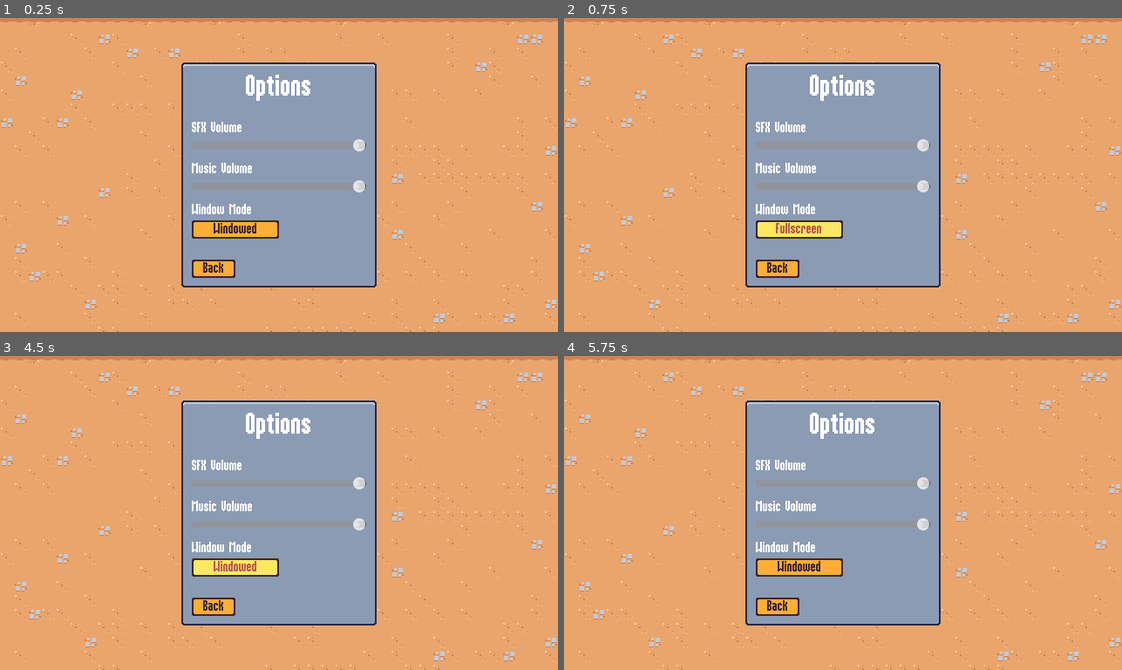
Above: before the commit, frames 1-4 (two rows, left to right).
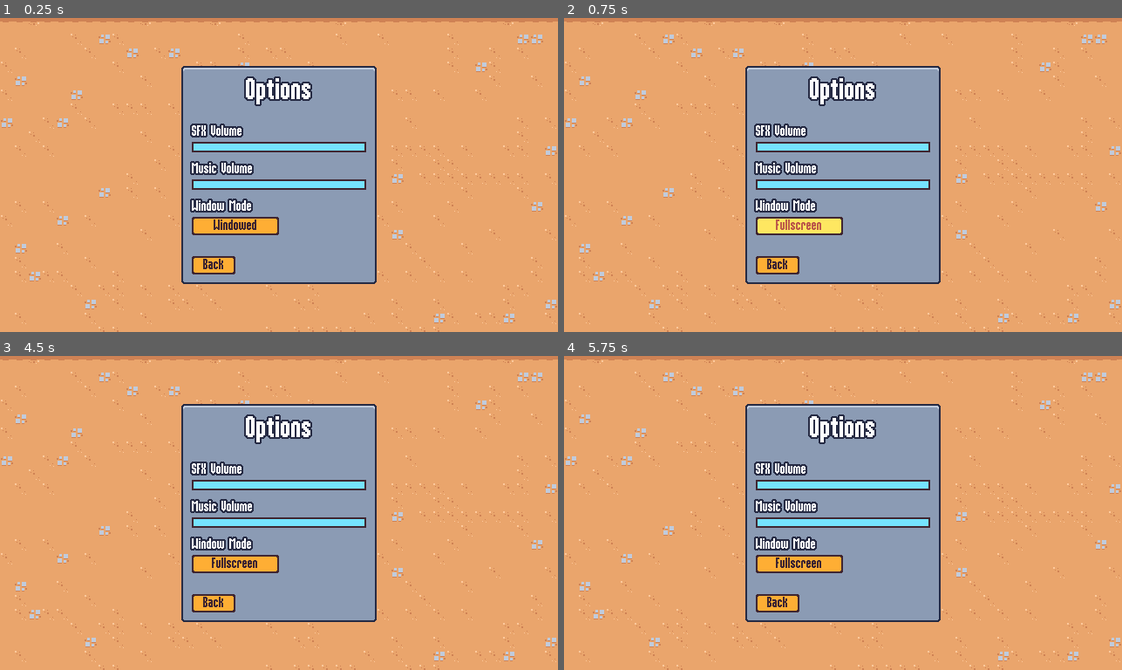
Above: after the commit, the same moments.

Repository: rafariossaa/godot_2d_survival_tutorial
Game: Godot game, scene res://scenes/ui/options_menu.tscn
The game is run twice, just before and just after one commit, with the same random seed, the same clock (stepped at 60 frames per second) and the same inputs. This scene is started directly instead of the project's main scene.
Inputs (mouse positions are in pixels of both pictures, inside the frame that each line leads up to):
- Up to frame 1 (0.25 s): no input
- Up to frame 2 (0.75 s): click "Windowed" at 0.5 s
- Up to frame 3 (4.5 s): click "Back" at 1.25 s; move the mouse to (401, 497) at 2.02 s; press the mouse at (401, 497) at 2.03 s; hold Right (move_right) 2.03-2.78 s; move the mouse to (167, 528) at 2.77 s; release the mouse at (167, 528) at 2.78 s; hold Down (move_down) 2.78-3.53 s; click (167, 528) at 2.85 s; move the mouse to (334, 443) at 3.52 s; press the mouse at (334, 443) at 3.53 s; hold Right (move_right) 3.53-4.28 s; move the mouse to (251, 575) at 4.27 s; release the mouse at (251, 575) at 4.28 s; hold Up (move_up) from 4.28 s (still down); click (251, 575) at 4.35 s
- Up to frame 4 (5.75 s): move the mouse to (1010, 560) at 5.02 s; release Up (move_up) at 5.03 s; press the mouse at (1010, 560) at 5.03 s; hold Left (move_left) from 5.03 s (still down)

The runs differ from the first frame. In frame 1, 5.9% of the frame differs, in the area x 32-68%, y 14-86%; in frame 2, 5.9%; in frame 3, 6.3%; in frame 4, 6.0%.

Commit message:
Lesson 64- Styling the options menu sliders

Diff:
--- a/resources/theme/theme.tres
+++ b/resources/theme/theme.tres
@@ -41,6 +41,35 @@
 texture_margin_bottom = 3.0
 region_rect = Rect2(4, 20, 8, 8)
 
+[sub_resource type="PlaceholderTexture2D" id="PlaceholderTexture2D_y8kds"]
+size = Vector2(0, 0)
+
+[sub_resource type="PlaceholderTexture2D" id="PlaceholderTexture2D_54nb1"]
+size = Vector2(0, 0)
+
+[sub_resource type="StyleBoxFlat" id="StyleBoxFlat_f24jl"]
+bg_color = Color(0.458824, 0.890196, 1, 1)
+border_width_left = 2
+border_width_top = 2
+border_width_right = 2
+border_width_bottom = 2
+border_color = Color(0.8, 0.8, 0.8, 0)
+
+[sub_resource type="StyleBoxFlat" id="StyleBoxFlat_rnhg0"]
+bg_color = Color(0.458824, 0.890196, 1, 1)
+border_width_left = 2
+border_width_top = 2
+border_width_right = 2
+border_width_bottom = 2
+border_color = Color(0.8, 0.8, 0.8, 0)
+
+[sub_resource type="StyleBoxFlat" id="StyleBoxFlat_bq4ke"]
+content_margin_left = 2.0
+content_margin_top = 6.0
+content_margin_right = 2.0
+content_margin_bottom = 6.0
+bg_color = Color(0.247059, 0.14902, 0.192157, 1)
+
 [sub_resource type="StyleBoxTexture" id="StyleBoxTexture_di0xn"]
 texture = ExtResource("1_1a6dm")
 texture_margin_left = 4.0
@@ -57,6 +86,12 @@
 default_font_size = 16
 AlternatePanelContainer/base_type = &"PanelContainer"
 AlternatePanelContainer/styles/panel = SubResource("StyleBoxTexture_xa0u4")
+BlueOutlineLabel/base_type = &"Label"
+BlueOutlineLabel/colors/font_outline_color = Color(0.14902, 0.168627, 0.266667, 1)
+BlueOutlineLabel/colors/font_shadow_color = Color(0.14902, 0.168627, 0.266667, 1)
+BlueOutlineLabel/constants/outline_size = 8
+BlueOutlineLabel/constants/shadow_offset_x = 0
+BlueOutlineLabel/constants/shadow_offset_y = 0
 Button/colors/font_color = Color(0.247059, 0.14902, 0.192157, 1)
 Button/colors/font_focus_color = Color(0.247059, 0.14902, 0.192157, 1)
 Button/colors/font_hover_color = Color(0.741176, 0.360784, 0.290196, 1)
@@ -65,6 +100,11 @@
 Button/styles/hover = SubResource("StyleBoxTexture_k5lut")
 Button/styles/normal = SubResource("StyleBoxTexture_yoj8y")
 Button/styles/pressed = SubResource("StyleBoxTexture_re6lo")
+HSlider/icons/grabber = SubResource("PlaceholderTexture2D_y8kds")
+HSlider/icons/grabber_highlight = SubResource("PlaceholderTexture2D_54nb1")
+HSlider/styles/grabber_area = SubResource("StyleBoxFlat_f24jl")
+HSlider/styles/grabber_area_highlight = SubResource("StyleBoxFlat_rnhg0")
+HSlider/styles/slider = SubResource("StyleBoxFlat_bq4ke")
 Label/constants/line_spacing = 2
 PanelContainer/styles/panel = SubResource("StyleBoxTexture_di0xn")
 ProgressBar/styles/background = SubResource("StyleBoxFlat_egbje")
--- a/scenes/ui/ability_upgrade_card.tscn
+++ b/scenes/ui/ability_upgrade_card.tscn
@@ -248,9 +248,7 @@
 unique_name_in_owner = true
 custom_minimum_size = Vector2(70, 0)
 layout_mode = 2
-theme_override_colors/font_shadow_color = Color(0.14902, 0.168627, 0.266667, 1)
-theme_override_colors/font_outline_color = Color(0.14902, 0.168627, 0.266667, 1)
-theme_override_constants/outline_size = 8
+theme_type_variation = &"BlueOutlineLabel"
 theme_override_font_sizes/font_size = 32
 text = "Test name"
 horizontal_alignment = 1
@@ -261,8 +259,6 @@
 unique_name_in_owner = true
 custom_minimum_size = Vector2(70, 0)
 layout_mode = 2
-theme_override_colors/font_shadow_color = Color(0.14902, 0.168627, 0.266667, 1)
-theme_override_colors/font_outline_color = Color(0.14902, 0.168627, 0.266667, 1)
-theme_override_constants/outline_size = 8
+theme_type_variation = &"BlueOutlineLabel"
 text = "Wrote some description here as you write a long description"
 autowrap_mode = 2
--- a/scenes/ui/end_screen.tscn
+++ b/scenes/ui/end_screen.tscn
@@ -117,11 +117,7 @@
 [node name="TitleLabel" type="Label" parent="MarginContainer/PanelContainer/MarginContainer/VBoxContainer"]
 unique_name_in_owner = true
 layout_mode = 2
-theme_override_colors/font_shadow_color = Color(0.14902, 0.168627, 0.266667, 1)
-theme_override_colors/font_outline_color = Color(0.14902, 0.168627, 0.266667, 1)
-theme_override_constants/shadow_offset_x = 0
-theme_override_constants/shadow_offset_y = 0
-theme_override_constants/outline_size = 8
+theme_type_variation = &"BlueOutlineLabel"
 theme_override_font_sizes/font_size = 32
 text = "Victory"
 horizontal_alignment = 1
@@ -130,11 +126,7 @@
 [node name="DescriptionLabel" type="Label" parent="MarginContainer/PanelContainer/MarginContainer/VBoxContainer"]
 unique_name_in_owner = true
 layout_mode = 2
-theme_override_colors/font_shadow_color = Color(0.14902, 0.168627, 0.266667, 1)
-theme_override_colors/font_outline_color = Color(0.14902, 0.168627, 0.266667, 1)
-theme_override_constants/shadow_offset_x = 0
-theme_override_constants/shadow_offset_y = 0
-theme_override_constants/outline_size = 8
+theme_type_variation = &"BlueOutlineLabel"
 text = "You won !"
 
 [node name="VBoxContainer" type="VBoxContainer" parent="MarginContainer/PanelContainer/MarginContainer/VBoxContainer"]
--- a/scenes/ui/main_menu.tscn
+++ b/scenes/ui/main_menu.tscn
@@ -1,6 +1,7 @@
-[gd_scene load_steps=4 format=3 uid="uid://bddubtimp20xa"]
+[gd_scene load_steps=5 format=3 uid="uid://bddubtimp20xa"]
 
 [ext_resource type="Script" path="res://scenes/ui/main_menu.gd" id="1_rvv8l"]
+[ext_resource type="PackedScene" uid="uid://cdat3se4mtokm" path="res://scenes/ui/vignette.tscn" id="2_15smi"]
 [ext_resource type="TileSet" uid="uid://8ml0jpl1eb1t" path="res://resources/tileset.tres" id="2_t6edq"]
 [ext_resource type="PackedScene" uid="uid://fcwmybj7vyl1" path="res://scenes/ui/sound_button.tscn" id="3_yor2q"]
 
@@ -38,6 +39,7 @@
 
 [node name="Label" type="Label" parent="MarginContainer/PanelContainer/MarginContainer/VBoxContainer"]
 layout_mode = 2
+theme_type_variation = &"BlueOutlineLabel"
 theme_override_font_sizes/font_size = 32
 text = "The Arena"
 
@@ -58,3 +60,5 @@
 layout_mode = 2
 text = "Quit
 "
+
+[node name="Vignette" parent="." instance=ExtResource("2_15smi")]
--- a/scenes/ui/options_menu.tscn
+++ b/scenes/ui/options_menu.tscn
@@ -1,6 +1,7 @@
-[gd_scene load_steps=4 format=3 uid="uid://ca0sdloct6g85"]
+[gd_scene load_steps=5 format=3 uid="uid://ca0sdloct6g85"]
 
 [ext_resource type="Script" path="res://scenes/ui/options_menu.gd" id="1_v5ckv"]
+[ext_resource type="PackedScene" uid="uid://cdat3se4mtokm" path="res://scenes/ui/vignette.tscn" id="2_4jkpx"]
 [ext_resource type="TileSet" uid="uid://8ml0jpl1eb1t" path="res://resources/tileset.tres" id="2_4omtt"]
 [ext_resource type="PackedScene" uid="uid://fcwmybj7vyl1" path="res://scenes/ui/sound_button.tscn" id="3_ca71q"]
 
@@ -40,6 +41,7 @@
 
 [node name="Label" type="Label" parent="MarginContainer/PanelContainer/MarginContainer/VBoxContainer"]
 layout_mode = 2
+theme_type_variation = &"BlueOutlineLabel"
 theme_override_font_sizes/font_size = 32
 text = "Options"
 horizontal_alignment = 1
@@ -53,6 +55,7 @@
 
 [node name="Label" type="Label" parent="MarginContainer/PanelContainer/MarginContainer/VBoxContainer/VBoxContainer/SfxOptionContainer"]
 layout_mode = 2
+theme_type_variation = &"BlueOutlineLabel"
 text = "SFX Volume"
 
 [node name="SfxSlider" type="HSlider" parent="MarginContainer/PanelContainer/MarginContainer/VBoxContainer/VBoxContainer/SfxOptionContainer"]
@@ -66,6 +69,7 @@
 
 [node name="Label" type="Label" parent="MarginContainer/PanelContainer/MarginContainer/VBoxContainer/VBoxContainer/MusicOptionContainer"]
 layout_mode = 2
+theme_type_variation = &"BlueOutlineLabel"
 text = "Music Volume"
 
 [node name="MusicSlider" type="HSlider" parent="MarginContainer/PanelContainer/MarginContainer/VBoxContainer/VBoxContainer/MusicOptionContainer"]
@@ -79,6 +83,7 @@
 
 [node name="Label" type="Label" parent="MarginContainer/PanelContainer/MarginContainer/VBoxContainer/VBoxContainer/WindowOptionContainer"]
 layout_mode = 2
+theme_type_variation = &"BlueOutlineLabel"
 text = "Window Mode"
 
 [node name="WindowButton" parent="MarginContainer/PanelContainer/MarginContainer/VBoxContainer/VBoxContainer/WindowOptionContainer" instance=ExtResource("3_ca71q")]
@@ -94,3 +99,5 @@
 size_flags_horizontal = 0
 text = "Back
 "
+
+[node name="Vignette" parent="." instance=ExtResource("2_4jkpx")]
Not shown: 1 places in resources/theme/theme.tres that only renumber resources
